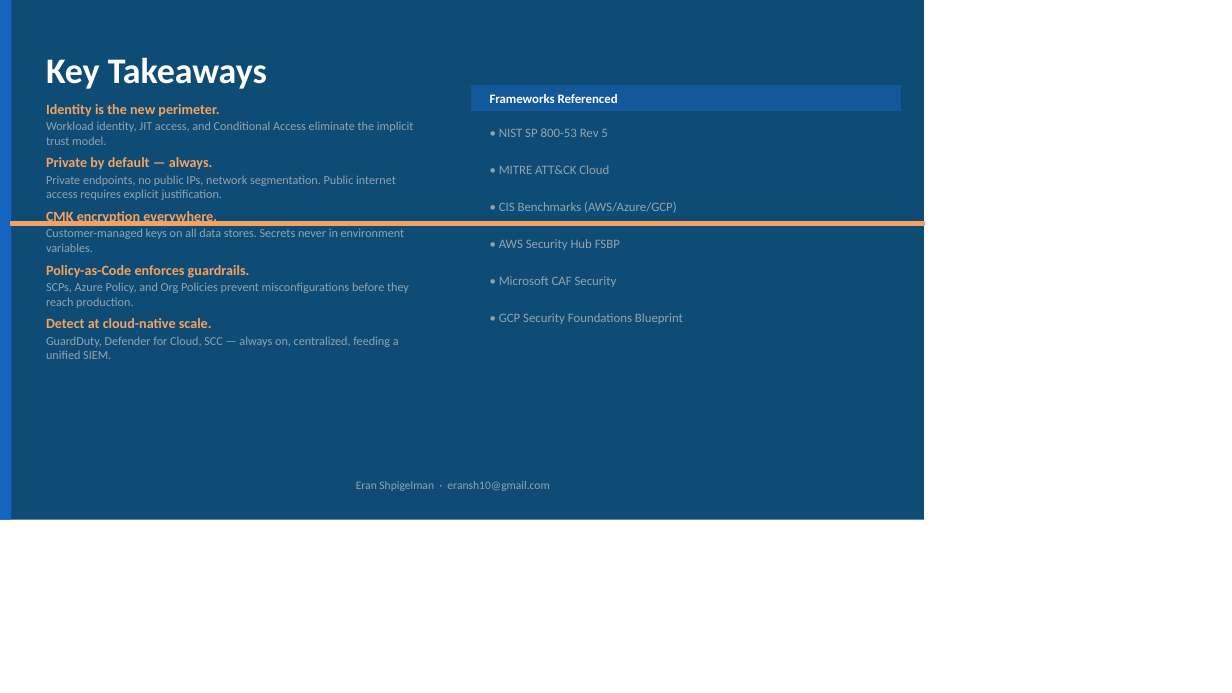
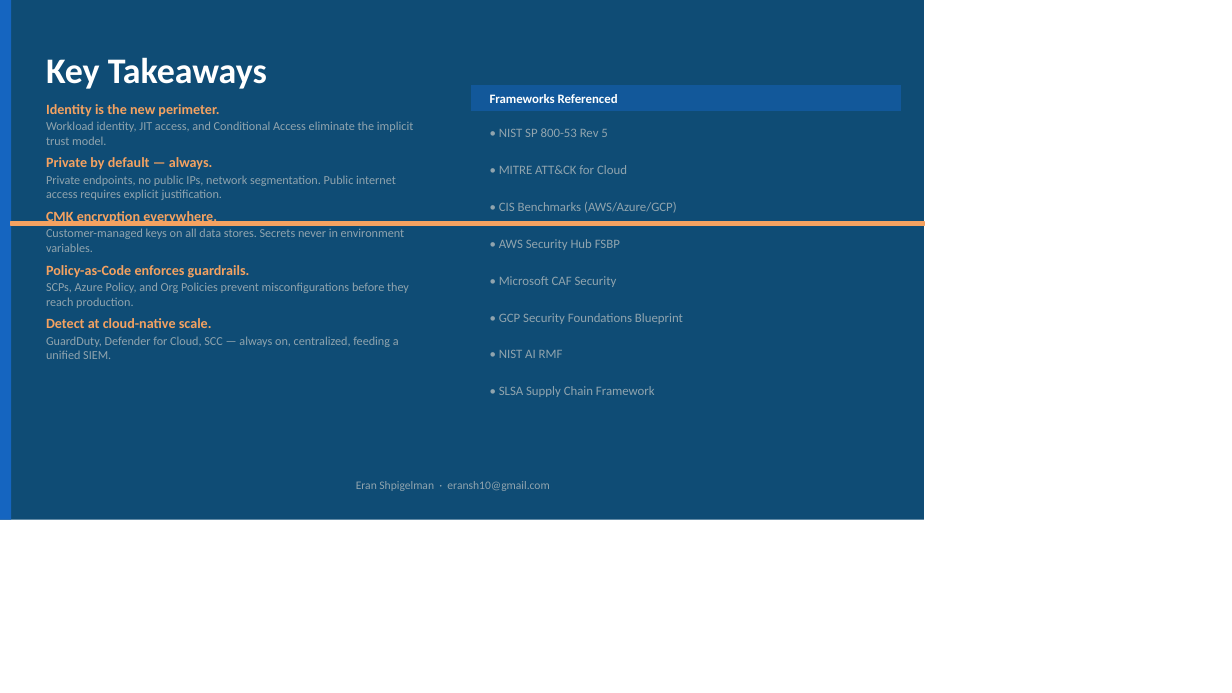
Before and after one commit to eransh10/Security-Architecture-Guidelines-Best-Practices, a slide deck: slide 45 of Cloud/cloud_security_architecture_deck.pptx (slide 33 before the commit). Drawn at 1232x693 pixels with LibreOffice and Linux fonts; fonts in the diff are those of the drawing. Boxes give left, top, right and bottom in pixels: in the first picture for what was removed or moved away, otherwise in the second. Text is boxed around its words. In the diff, an @@ line names an element or a change of style, - is before the commit and + after.

```diff
--- a/Cloud/cloud_security_architecture_deck.pptx
+++ b/Cloud/cloud_security_architecture_deck.pptx
@@ text at <box>499,165,627,174</box>: text changed @@
-• MITRE ATT&CK Cloud
+• MITRE ATT&CK for Cloud
@@ text added at <box>499,350,563,358</box>, 10 pt, text #90A4AE @@
+• NIST AI RMF
@@ text added at <box>499,386,655,397</box>, 10 pt, text #90A4AE @@
+• SLSA Supply Chain Framework
```
Also in this commit, not shown: 12 other slides changed, 12 slides added.
